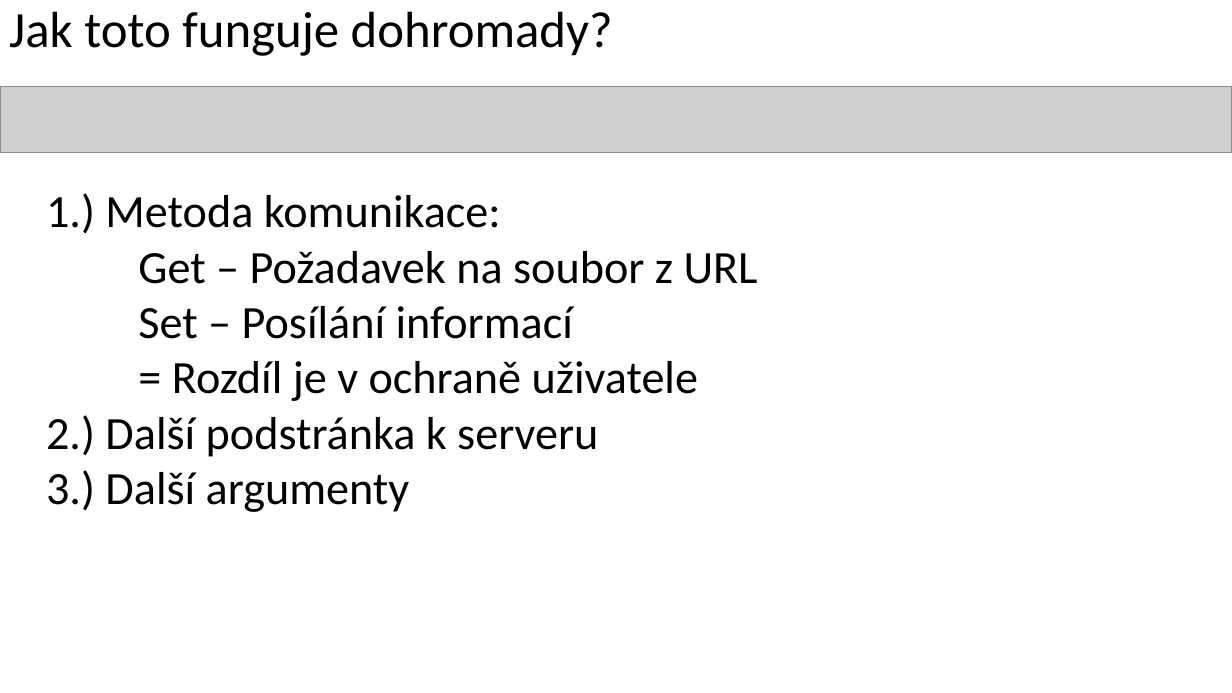
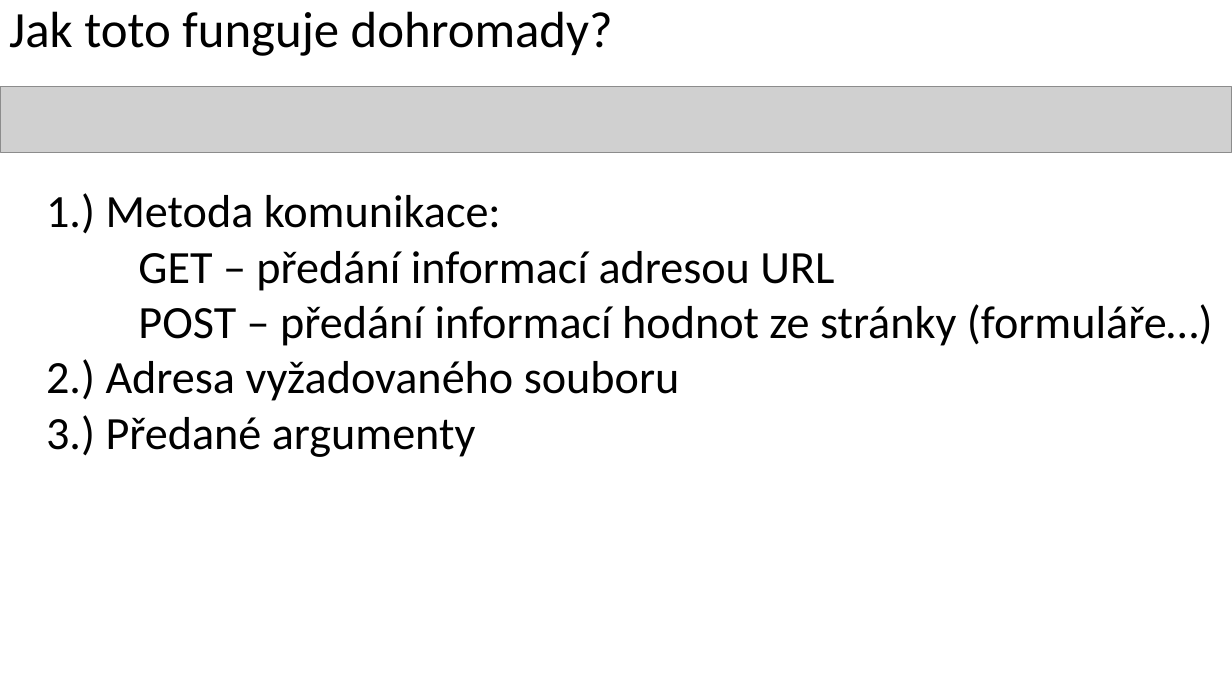
Before and after one commit to GLProgrammer/PrincipFungovaniInternetu, a slide deck: slide 10 of Princip fungvání internetu.pptx (slide 9 before the commit). Drawn at 1232x693 pixels with LibreOffice and Linux fonts; fonts in the diff are those of the drawing; grey boxes stand for pictures. Boxes give left, top, right and bottom in pixels: in the first picture for what was removed or moved away, otherwise in the second. Text is boxed around its words. In the diff, an @@ line names an element or a change of style, - is before the commit and + after.

```diff
--- a/Princip fungvání internetu.pptx
+++ b/Princip fungvání internetu.pptx
@@ text at [46, 251, 1213, 457]: text changed @@
-Get – Požadavek na soubor z URL
-Set – Posílání informací
-= Rozdíl je v ochraně uživatele
-2.) Další podstránka k serveru
-3.) Další argumenty
+GET – předání informací adresou URL
+POST – předání informací hodnot ze stránky (formuláře…)
+2.) Adresa vyžadovaného souboru
+3.) Předané argumenty
```
Also in this commit, not shown: 5 other slides changed, 2 slides added.
